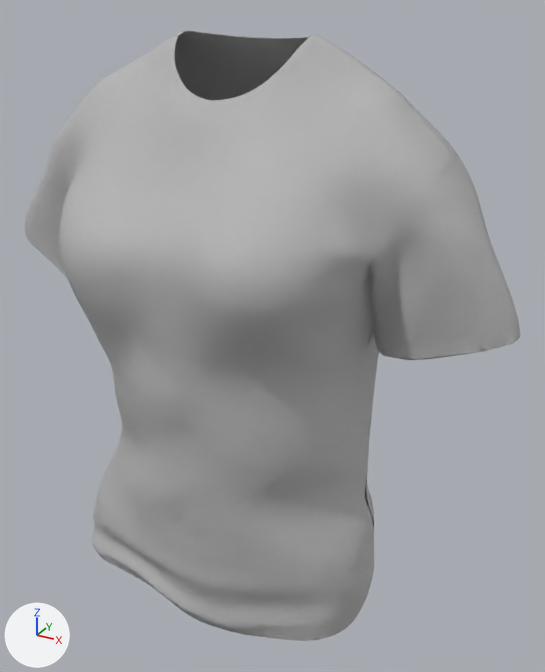
Renders of the glTF model src/Pages/Customize/Configurator/models/FemaleClothing/tshirt_short_two.glb from each side of a commit.
Before and after are seen from a 50 mm camera at (0.389, -0.63, 0.284) aimed at (0.034, 0.016, -0.039). Every picture has the same lights, and +X, +Y and +Z are marked at lower left. Vertices at the same position are counted once.

In view in the first picture: 'all'.
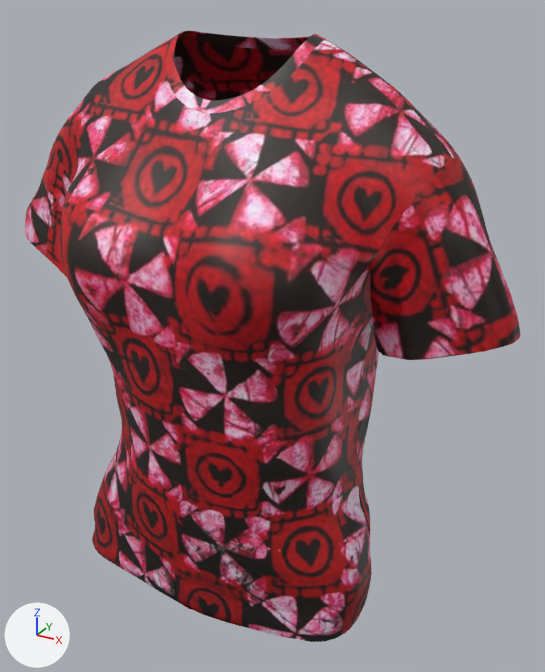
Commit message: fixed tshirt

Location of each change, [x1, y1, x2, y2] in pixels of the pictures (545 x 672 px; the box of a moved part takes in the faces that stretch with it):
'all', surface changed, reshaped (grey to red): before [25, 31, 520, 641]; after [25, 31, 520, 642]
part 1 of me_mesh_005, moved or reshaped: before [87, 269, 375, 641]; after [86, 269, 374, 642]
part 2 of me_mesh_005, surface changed (grey to red): [25, 31, 520, 536] in both

The change, as a list of edits to the scene's bpy script:
```text
Add img_10_medofo:
    img_10_medofo = load_image('10 medofo', '_unpacked/10_medofo', 719, 1080, 'sRGB')
Change mat_lambert1_023:
    remove # nodes: BsdfPrincipled, Mapping, NormalMap, OutputMaterial, TexImage, UVMap
    remove # colours: grey #bcbcbc
    remove # uses the picture img_image_0
    nodes: BsdfPrincipled, OutputMaterial, TexImage
    uses the picture img_10_medofo
Change me_mesh_005:
    used by ob_all; location = (0.0, 0.0, 0.0)
    remove me_mesh_005.from_pydata(...)  # 10340 vertices, 19517 faces; spans x -0.291..0.287, y -0.147..0.141, z -0.336..0.26
    add me_mesh_005.from_pydata(...)  # 10343 vertices, 19517 faces; spans x -0.291..0.287, y -0.147..0.141, z -0.336..0.26
    me_mesh_005 part 1: 1664 vertices moved from x -0.179..0.174, y -0.132..0.121, z -0.335..0.054 to x -0.179..0.172, y -0.132..0.121, z -0.335..0.054; 710 vertices removed from x -0.179..0.178, y -0.126..0.12, z -0.335..-0.021; 713 vertices added at x -0.179..0.176, y -0.121..0.12, z -0.334..0.015
    me_mesh_005 part 2: 17969 kept faces spanning x -0.291..0.287, y -0.147..0.141, z -0.336..0.26 get new texture (UV) coordinates
```
